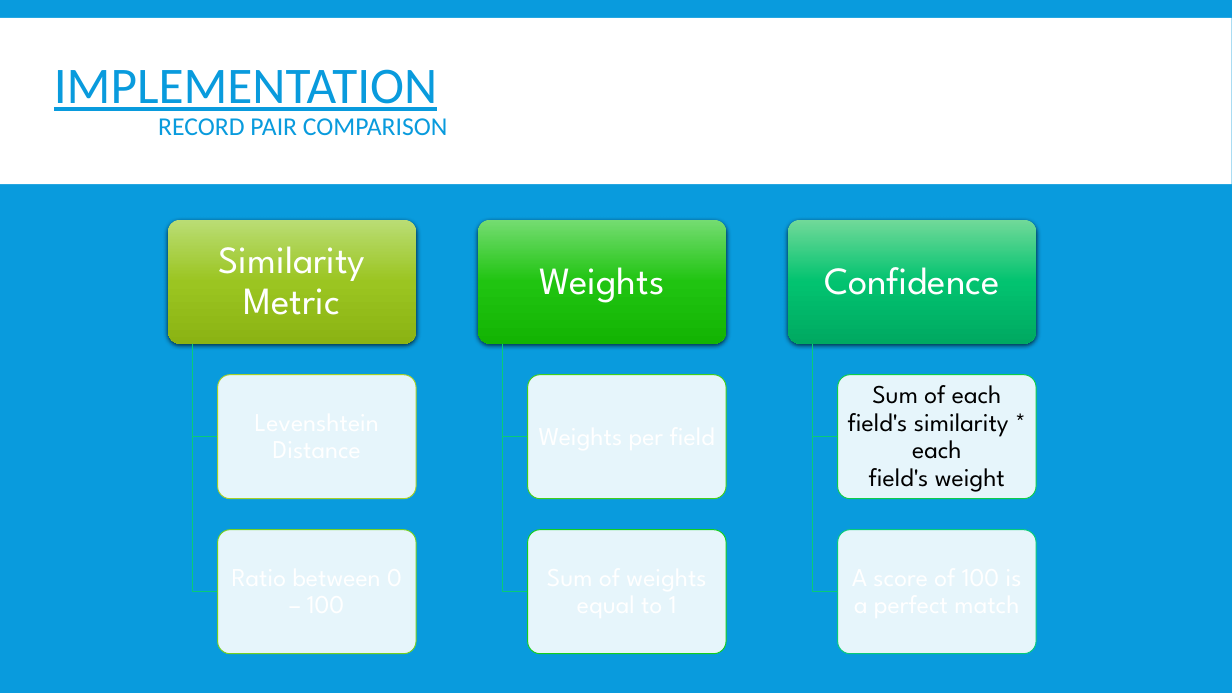
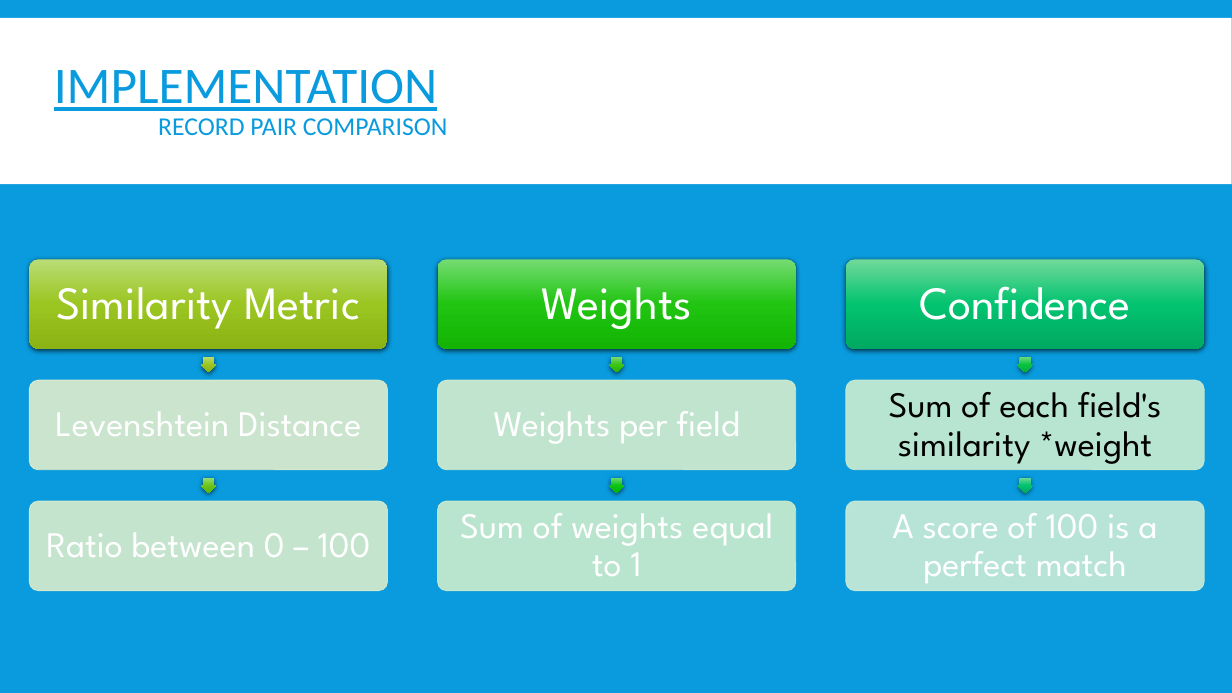
Before and after one commit to OryGregS/SeniorProject, a slide deck: slide 14 of docs/FuzzyRecordLinkage.pptx. Drawn at 1232x693 pixels with LibreOffice and Linux fonts; fonts in the diff are those of the drawing. Boxes give left, top, right and bottom in pixels: in the first picture for what was removed or moved away, otherwise in the second. Text is boxed around its words. In the diff, an @@ line names an element or a change of style, - is before the commit and + after.

```diff
--- a/docs/FuzzyRecordLinkage.pptx
+++ b/docs/FuzzyRecordLinkage.pptx
@@ rounded rectangle: place and size @@
-rounded rectangle at (168,220,416,344)
+rounded rectangle at (30,260,388,349)
@@ text "Similarity Metric": place and size @@
-text "Similarity Metric" at (219,246,366,315)
+text "Similarity Metric" at (56,287,360,329)
@@ rounded rectangle: place and size @@
-rounded rectangle at (478,220,726,344)
+rounded rectangle at (438,260,797,349)
@@ rounded rectangle: place and size @@
-rounded rectangle at (788,220,1036,344)
+rounded rectangle at (847,260,1205,349)
@@ size 30 to 36 pt; more space between paragraphs in 3 elements at (542,272,692,329), (56,287,360,329), (919,272,1130,320) @@
@@ text "Confidence": place and size @@
-text "Confidence" at (824,267,1000,295)
+text "Confidence" at (919,272,1130,320)
@@ rounded rectangle: place and size @@
-rounded rectangle at (528,375,726,499)
+rounded rectangle at (438,380,797,470)
@@ rounded rectangle at (438,380,797,470): fill #FFFFFF at 90% opacity to #D4EDCD at 90% opacity; outline #42CF1A 0.75 pt to #D4EDCD 0.75 pt @@
@@ text at (889,392,1162,464): text changed; size 20 to 28 pt @@
-Sum of each field's similarity * each field's weight
+Sum of each field's similarity *weight
@@ rounded rectangle: place and size @@
-rounded rectangle at (528,530,726,653)
+rounded rectangle at (438,501,797,591)
@@ rounded rectangle at (438,501,797,591): fill #FFFFFF at 90% opacity to #CEEDCC at 90% opacity; outline #14CF1C 0.75 pt to #CEEDCC 0.75 pt @@
@@ group removed at (193,344,1037,653): 6 freeform shapes, 4 rounded rectangles @@
@@ group added at (30,357,1205,591): 6 right arrows, 5 texts, 4 rounded rectangles @@
+Levenshtein Distance
+Ratio between 0 – 100
+Weights per field
+Sum of weights equal to 1
+A score of 100 is a perfect match
```
Also in this commit, not shown: 4 other slides changed, 25 other files.
